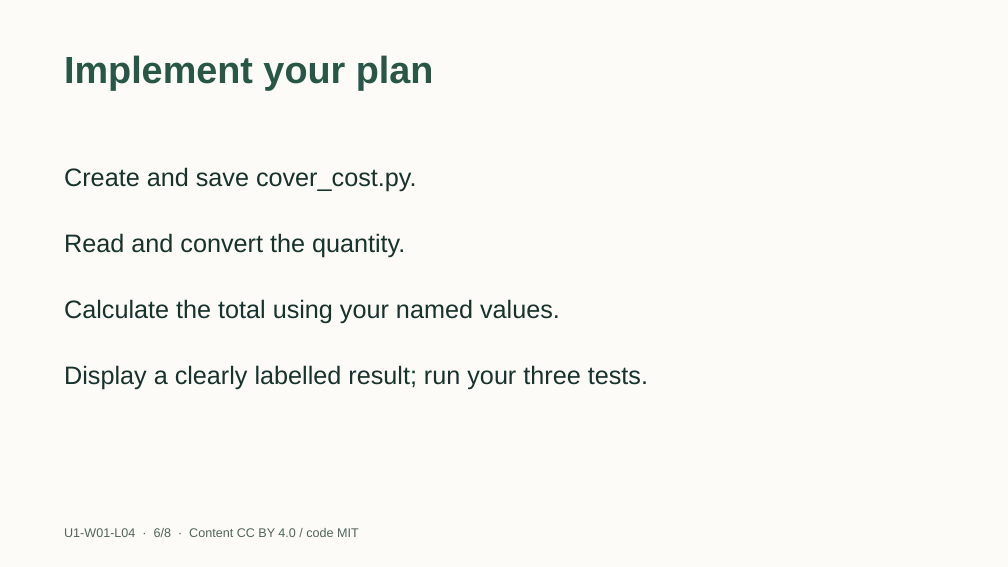
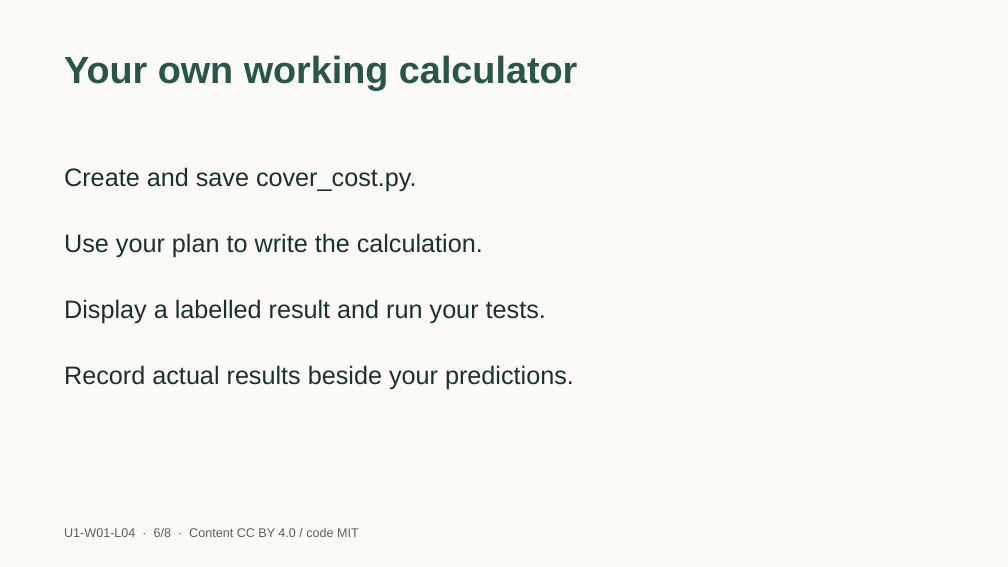
Before and after one commit to EdugenIO/cs-atar-textbook, a slide deck: slide 6 of dist/slides/u1-w01-l04.pptx. Drawn at 1008x567 pixels with LibreOffice and Linux fonts; fonts in the diff are those of the drawing. Boxes give left, top, right and bottom in pixels: in the first picture for what was removed or moved away, otherwise in the second. Text is boxed around its words. In the diff, an @@ line names an element or a change of style, - is before the commit and + after.

```diff
--- a/dist/slides/u1-w01-l04.pptx
+++ b/dist/slides/u1-w01-l04.pptx
@@ title at [64,55,577,90]: text changed @@
-Implement your plan
+Your own working calculator
@@ text at [64,233,483,258]: text changed @@
-Read and convert the quantity.
+Use your plan to write the calculation.
@@ text at [64,299,546,324]: text changed @@
-Calculate the total using your named values.
+Display a labelled result and run your tests.
@@ text at [64,365,574,390]: text changed @@
-Display a clearly labelled result; run your three tests.
+Record actual results beside your predictions.
```
Also in this commit, not shown: 5 other slides changed, 12 other files.
